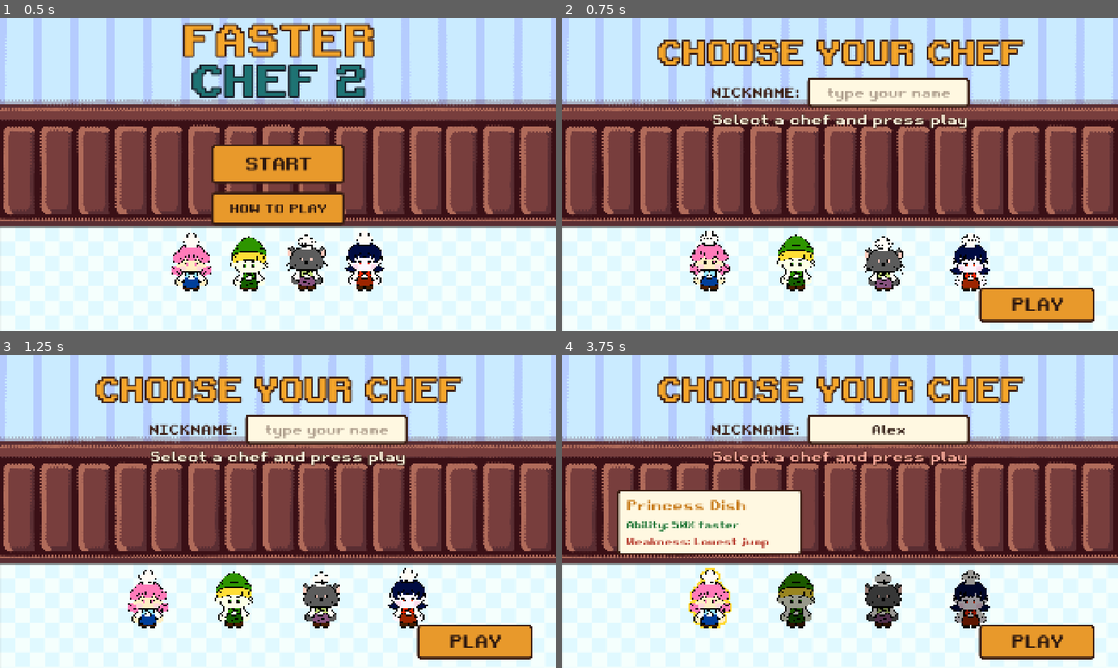
Above: before the commit, frames 1-4 (two rows, left to right).
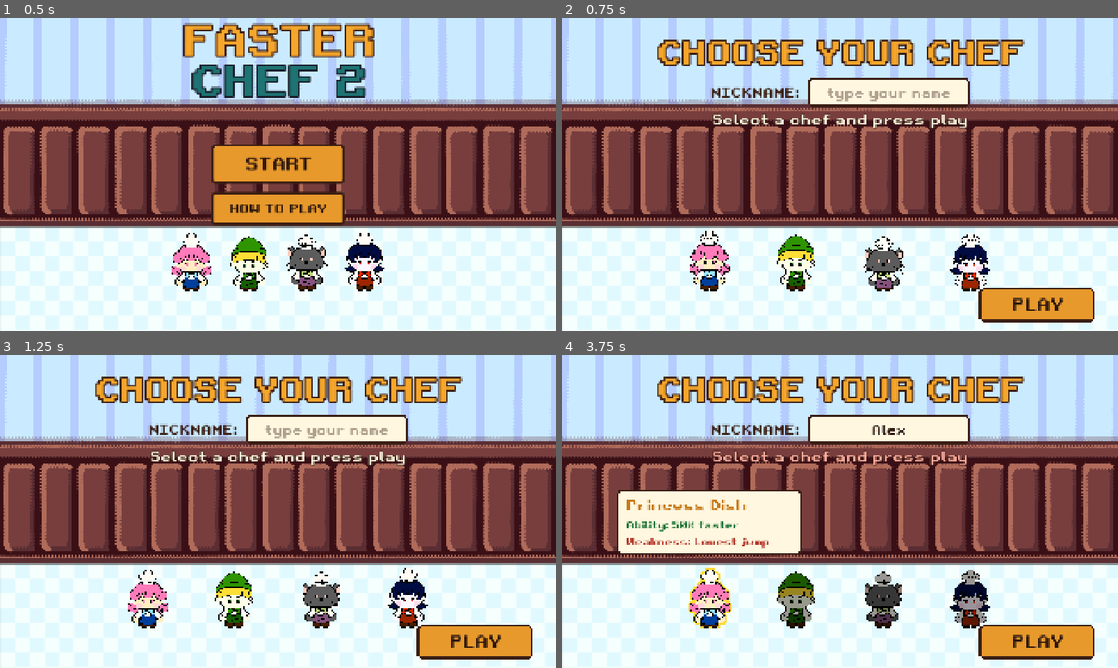
Above: after the commit, the same moments.

Repository: itspaulita/faster-chef-2
Game: Godot game, scene res://scenes/title_screen.tscn
The game is run twice, just before and just after one commit, with the same random seed, the same clock (stepped at 60 frames per second) and the same inputs.
Inputs (mouse positions are in pixels of both pictures, inside the frame that each line leads up to):
- Up to frame 1 (0.5 s): no input
- Up to frame 2 (0.75 s): click "START" at 0.5 s
- Up to frame 3 (1.25 s): no input
- Up to frame 4 (3.75 s): click (890, 430) at 1.27 s; type "Alex" at 1.35 s; click "PLAY" at 2 s; click "PLAY" at 2.75 s; tap Enter (ui_accept) at 3.5 s; move the mouse to (962, 495) at 3.52 s; hold Right (right) from 3.53 s (still down); hold E (chop) from 3.53 s (still down); click (962, 495) at 3.67 s

Frame 1 is identical in both runs. In frame 2, 0.6% of the frame differs, in the area x 44-96%, y 19-98%; in frame 3, 0.6%; in frame 4, 1.1%, in the area x 9-96%, y 19-98%.

Commit message:
pixelated all huds, buttons, popup banners

Diff:
--- a/project.godot
+++ b/project.godot
@@ -18,6 +18,7 @@
 [autoload]
 
 Audio="*res://scripts/audio.gd"
+PixelSkin="*res://scripts/pixel_skin.gd"
 
 [display]
 
--- a/scripts/hud.gd
+++ b/scripts/hud.gd
@@ -31,8 +31,8 @@
 var _countdown_played := false
 
 # Ingredient tile looks: grey at 0 collected, blue while collecting, yellow once complete.
-var _empty_tile_style: StyleBoxFlat
-var _done_tile_style: StyleBoxFlat
+var _empty_tile_style: StyleBox
+var _done_tile_style: StyleBox
 var _normal_tile_style: StyleBox
 
 @onready var points_panel: PanelContainer = $PointsPanel
@@ -51,11 +51,9 @@
 
 
 func _ready() -> void:
-	_normal_tile_style = rows[0].get_node("IconTile").get_theme_stylebox("panel")
-	_empty_tile_style = _normal_tile_style.duplicate()
-	_empty_tile_style.bg_color = Color(0.72, 0.74, 0.78)
-	_done_tile_style = _normal_tile_style.duplicate()
-	_done_tile_style.bg_color = Color(1.0, 0.86, 0.3)
+	_normal_tile_style = _tile_style(Color(0.84, 0.93, 1))
+	_empty_tile_style = _tile_style(Color(0.72, 0.74, 0.78))
+	_done_tile_style = _tile_style(Color(1.0, 0.86, 0.3))
 	set_ingredient_frames(ingredient_frames)
 	for i in rows.size():
 		set_ingredient(i, 0, false)
@@ -66,6 +64,11 @@
 	phase_timer.star_lost.connect(_on_star_lost)
 	phase_timer.timed_out.connect(timed_out.emit)
 	_setup_bar()
+
+
+## One look for the ingredient tiles, only the fill color changes (grey / blue / yellow).
+func _tile_style(fill: Color) -> StyleBox:
+	return PixelUI.panel(fill, Color(0.23, 0.12, 0.08), 6, 16, 6)
 
 
 ## Changes the three tile pictures: frames on "ingredients 32x32.png" (6 columns, row-major).
@@ -117,10 +120,12 @@
 	back.bg_color = Color(1, 0.97, 0.88)
 	back.set_border_width_all(4)
 	back.border_color = Color(0.23, 0.12, 0.08)
-	back.set_corner_radius_all(14)
+	back.set_corner_radius_all(0)   # square blocks: the pixel look
+	back.anti_aliasing = false
 	_bar_fill = StyleBoxFlat.new()
 	_bar_fill.bg_color = BAR_COLOR
-	_bar_fill.set_corner_radius_all(14)
+	_bar_fill.set_corner_radius_all(0)
+	_bar_fill.anti_aliasing = false
 	_bar_fill.set_border_width_all(4)
 	_bar_fill.border_color = Color(0.23, 0.12, 0.08)
 	bar.add_theme_stylebox_override("background", back)
--- /dev/null
+++ b/scripts/pixel_skin.gd
@@ -0,0 +1,43 @@
+extends Node
+## Autoload "PixelSkin": gives every panel, banner and button the pixel look (see PixelUI) as
+## it enters the scene, so scenes keep their normal editor styles and nothing has to be
+## converted by hand. A control with the meta "no_pixel" is left alone.
+
+
+func _ready() -> void:
+	get_tree().node_added.connect(_on_node_added)
+
+
+func _on_node_added(node: Node) -> void:
+	if node is Control and not node.has_meta("no_pixel"):
+		_skin(node)
+
+
+func _skin(control: Control) -> void:
+	var changed := false
+	for property in control.get_property_list():
+		var name: String = property.name
+		if not name.begins_with("theme_override_styles/"):
+			continue
+		var style_name := name.trim_prefix("theme_override_styles/")
+		if control.has_theme_stylebox_override(style_name):
+			var style := control.get_theme_stylebox(style_name)
+			if style is StyleBoxFlat:
+				control.add_theme_stylebox_override(style_name, PixelUI.from_flat(style))
+				changed = true
+	if control.theme:
+		changed = _skin_theme(control.theme) or changed
+	if changed:
+		# Crisp edges: the little picture must never be smoothed when it is drawn.
+		control.texture_filter = CanvasItem.TEXTURE_FILTER_NEAREST
+
+
+func _skin_theme(theme: Theme) -> bool:
+	var changed := false
+	for type in theme.get_stylebox_type_list():
+		for style_name in theme.get_stylebox_list(type):
+			var style := theme.get_stylebox(style_name, type)
+			if style is StyleBoxFlat:
+				theme.set_stylebox(style_name, type, PixelUI.from_flat(style))
+				changed = true
+	return changed
--- /dev/null
+++ b/scripts/pixel_ui.gd
@@ -0,0 +1,101 @@
+class_name PixelUI
+extends RefCounted
+## Gives panels, banners and buttons a pixel-art look: no smooth rounded corners, only chunky
+## square "pixels" with stepped (notched) corners and a hard border. It turns an ordinary
+## StyleBoxFlat (colors, border width, corner radius, margins) into a StyleBoxTexture drawn
+## from a tiny generated picture, so the colors and sizes you set in the editor still apply.
+## PixelSkin (the autoload) runs this on every panel and button in the game.
+
+## Size of one pixel on screen.
+const BLOCK := 4
+
+static var _cache := {}
+
+
+## A pixel panel from plain numbers (for styles built in code).
+static func panel(bg: Color, border: Color, border_px := 6, radius := 16, margin := 6) -> StyleBox:
+	var flat := StyleBoxFlat.new()
+	flat.bg_color = bg
+	flat.border_color = border
+	flat.set_border_width_all(border_px)
+	flat.set_corner_radius_all(radius)
+	flat.set_content_margin_all(margin)
+	return from_flat(flat)
+
+
+static func from_flat(flat: StyleBoxFlat) -> StyleBox:
+	var border_px := maxi(maxi(flat.border_width_left, flat.border_width_right), maxi(flat.border_width_top, flat.border_width_bottom))
+	var radius := maxi(maxi(flat.corner_radius_top_left, flat.corner_radius_top_right), maxi(flat.corner_radius_bottom_left, flat.corner_radius_bottom_right))
+	var k := 0 if border_px <= 0 else clampi(roundi(border_px / float(BLOCK)), 1, 3)   # border thickness in pixels
+	var n := clampi(ceili(radius / 5.0), 0, 4)   # how many pixels each corner is cut
+	if k + n == 0:
+		var square := flat.duplicate() as StyleBoxFlat
+		square.anti_aliasing = false
+		return square
+	var margins := [flat.get_margin(SIDE_LEFT), flat.get_margin(SIDE_TOP), flat.get_margin(SIDE_RIGHT), flat.get_margin(SIDE_BOTTOM)]
+	var key := "%s|%s|%d|%d|%s" % [flat.bg_color, flat.border_color, k, n, margins]
+	if not _cache.has(key):
+		_cache[key] = _build(flat.bg_color, flat.border_color, k, n, margins)
+	return _cache[key]
+
+
+static func _build(bg: Color, border: Color, k: int, n: int, margins: Array) -> StyleBoxTexture:
+	var c := k + n                 # corner size in pixels; the picture is 2c+1 pixels across
+	var size := 2 * c + 1
+	var inside := []               # inside[y][x]: is this pixel part of the shape
+	for y in size:
+		var row := []
+		for x in size:
+			var dx := mini(x, size - 1 - x)
+			var dy := mini(y, size - 1 - y)
+			row.append(dx + dy >= n)
+		inside.append(row)
+	# depth: 1 for pixels touching the outside, 2 for the next layer in, and so on.
+	var depth := []
+	for y in size:
+		depth.append([])
+		for x in size:
+			depth[y].append(0)
+	var frontier := []
+	for y in size:
+		for x in size:
+			if inside[y][x] and _touches_outside(inside, x, y, size):
+				depth[y][x] = 1
+				frontier.append(Vector2i(x, y))
+	var level := 1
+	while not frontier.is_empty() and level < k:
+		var next := []
+		for cell in frontier:
+			for step in [Vector2i(1, 0), Vector2i(-1, 0), Vector2i(0, 1), Vector2i(0, -1)]:
+				var p: Vector2i = cell + step
+				if p.x >= 0 and p.y >= 0 and p.x < size and p.y < size and inside[p.y][p.x] and depth[p.y][p.x] == 0:
+					depth[p.y][p.x] = level + 1
+					next.append(p)
+		frontier = next
+		level += 1
+	var image := Image.create(size * BLOCK, size * BLOCK, false, Image.FORMAT_RGBA8)
+	for y in size:
+		for x in size:
+			var color := Color(0, 0, 0, 0)
+			if inside[y][x]:
+				color = border if depth[y][x] > 0 and depth[y][x] <= k else bg
+			image.fill_rect(Rect2i(x * BLOCK, y * BLOCK, BLOCK, BLOCK), color)
+	var style := StyleBoxTexture.new()
+	style.texture = ImageTexture.create_from_image(image)
+	style.texture_margin_left = c * BLOCK
+	style.texture_margin_top = c * BLOCK
+	style.texture_margin_right = c * BLOCK
+	style.texture_margin_bottom = c * BLOCK
+	style.content_margin_left = margins[0]
+	style.content_margin_top = margins[1]
+	style.content_margin_right = margins[2]
+	style.content_margin_bottom = margins[3]
+	return style
+
+
+static func _touches_outside(inside: Array, x: int, y: int, size: int) -> bool:
+	for step in [Vector2i(1, 0), Vector2i(-1, 0), Vector2i(0, 1), Vector2i(0, -1)]:
+		var p: Vector2i = Vector2i(x, y) + step
+		if p.x < 0 or p.y < 0 or p.x >= size or p.y >= size or not inside[p.y][p.x]:
+			return true
+	return false
Not shown, added: scripts/pixel_skin.gd.uid
Not shown, added: scripts/pixel_ui.gd.uid
